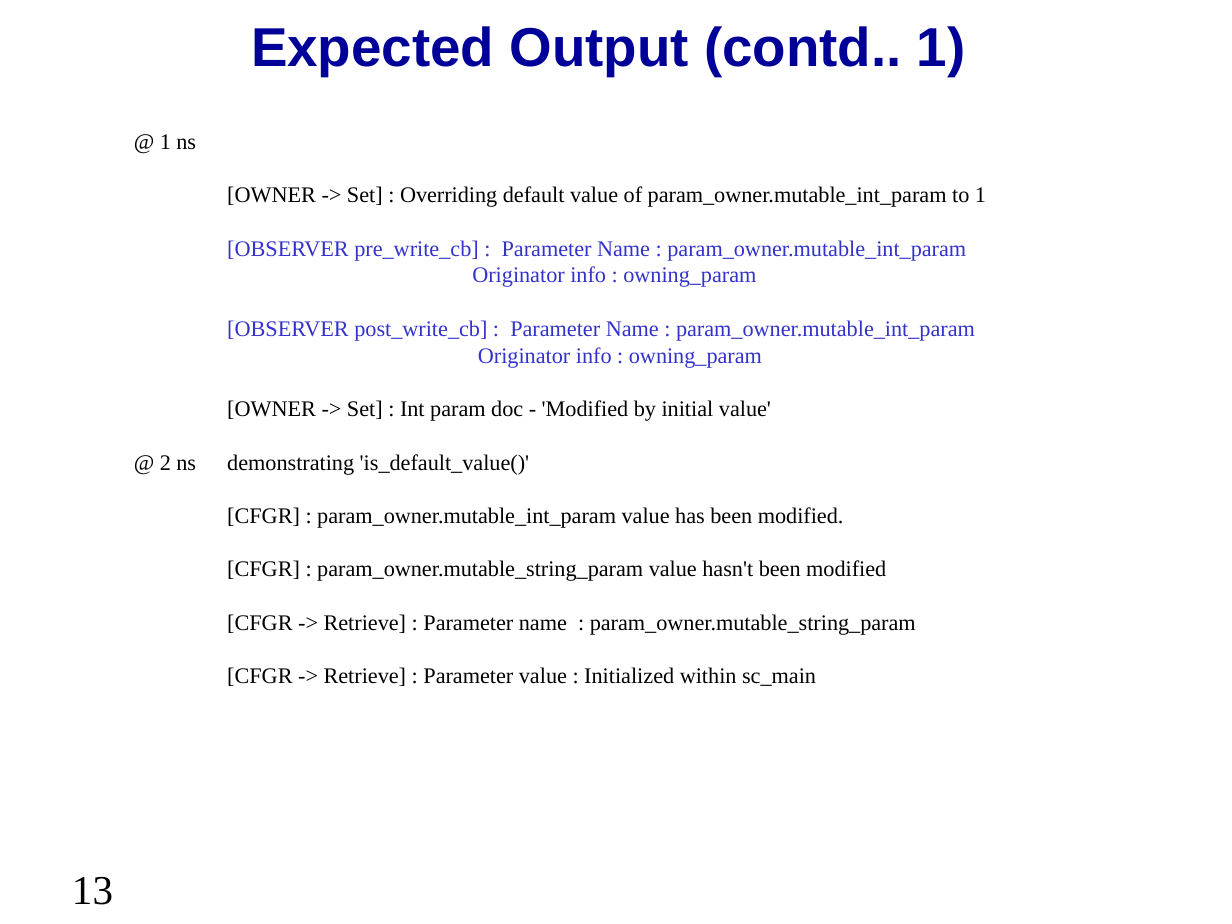
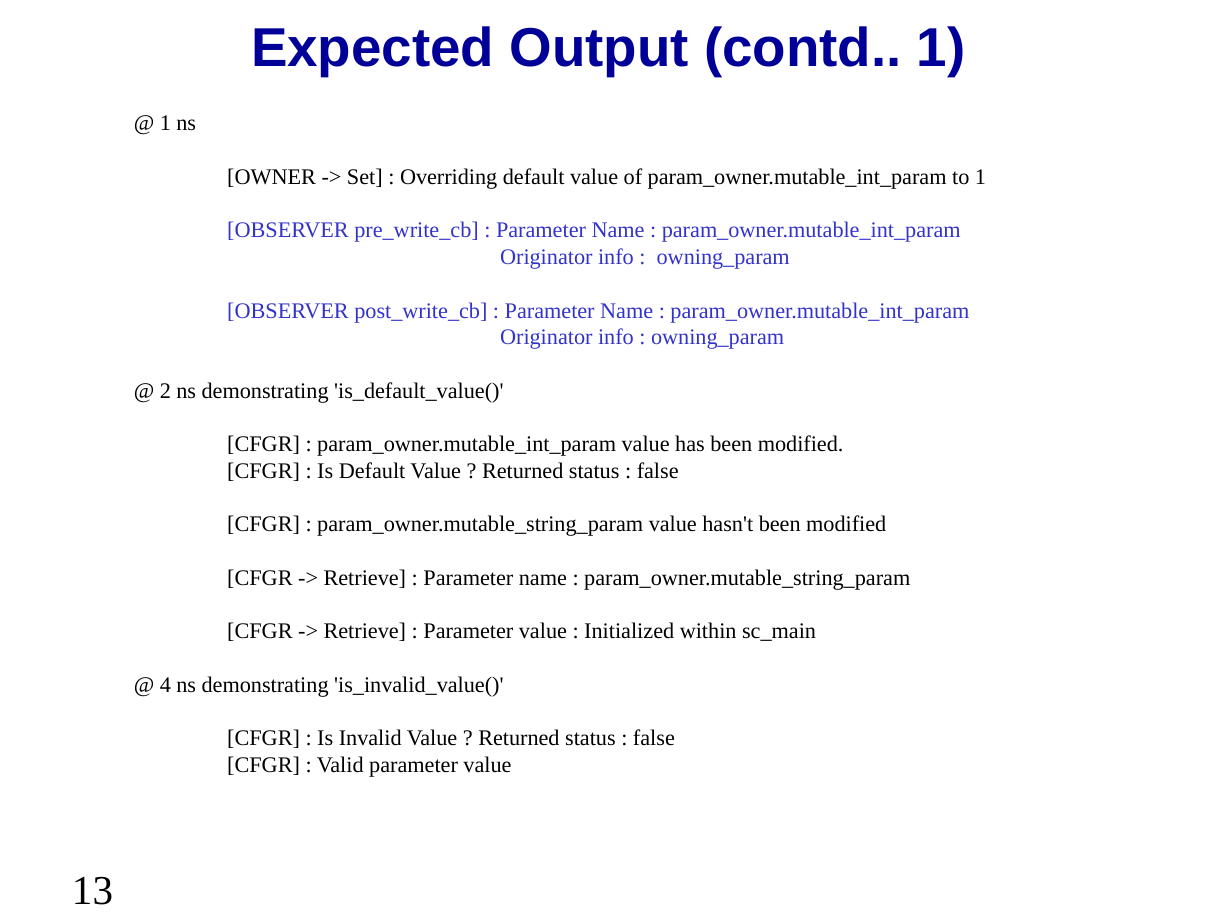
Before and after one commit to accellera-official/cci, a slide deck: slide 13 of examples/ex7_Parameter_Information/docs/ex7_Parameter_Information.ppt. Drawn at 1232x924 pixels with LibreOffice and Linux fonts; fonts in the diff are those of the drawing; background and template pictures are left out. Boxes give left, top, right and bottom in pixels: in the first picture for what was removed or moved away, otherwise in the second. Text is boxed around its words. In the diff, an @@ line names an element or a change of style, - is before the commit and + after.

```diff
--- a/examples/ex7_Parameter_Information/docs/ex7_Parameter_Information.ppt
+++ b/examples/ex7_Parameter_Information/docs/ex7_Parameter_Information.ppt
@@ text "@ 1 ns": place and size @@
-text "@ 1 ns" at bbox=[160, 134, 986, 686]
+text "@ 1 ns" at bbox=[160, 115, 986, 777]
@@ text at bbox=[227, 302, 969, 349]: text changed @@
-[OBSERVER post_write_cb] : Parameter Name : param_owner.mutable_int_param
-Originator info : owning_param
-[OWNER -> Set] : Int param doc - 'Modified by initial value'
+[OBSERVER post_write_cb] : Parameter Name : param_owner.mutable_int_param
+Originator info : owning_param
@@ text at bbox=[227, 462, 679, 481]: paragraph added @@
+[CFGR] : Is Default Value ? Returned status : false
@@ text at bbox=[160, 676, 675, 777]: paragraphs added @@
+@ 4 ns demonstrating 'is_invalid_value()'
+[CFGR] : Is Invalid Value ? Returned status : false
+[CFGR] : Valid parameter value
```
Also in this commit, not shown: 11 other slides changed, 4 other files.
